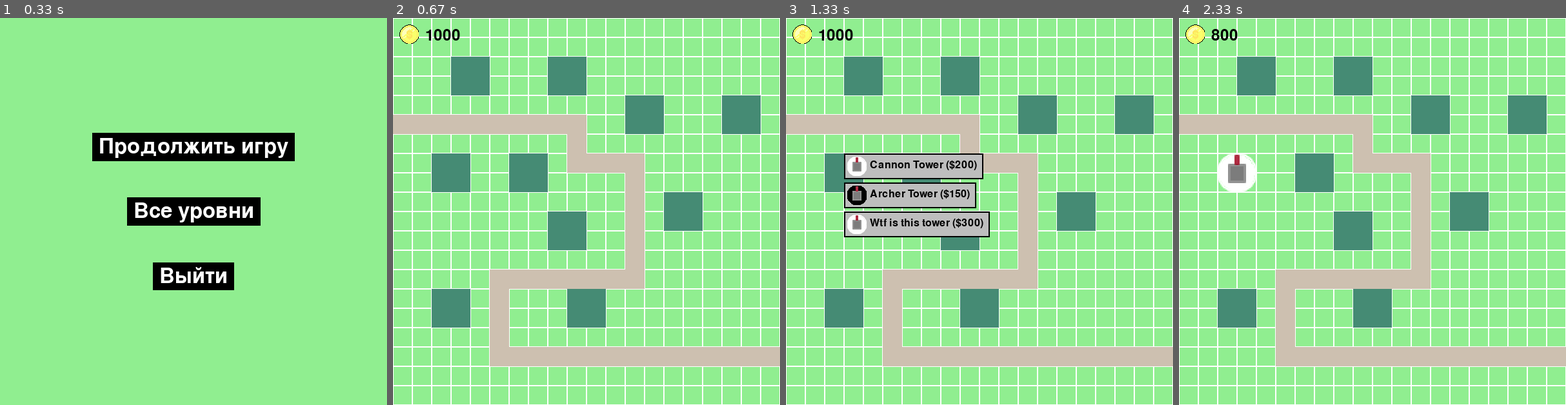
Above: before the commit, frames 1-4 (left to right).
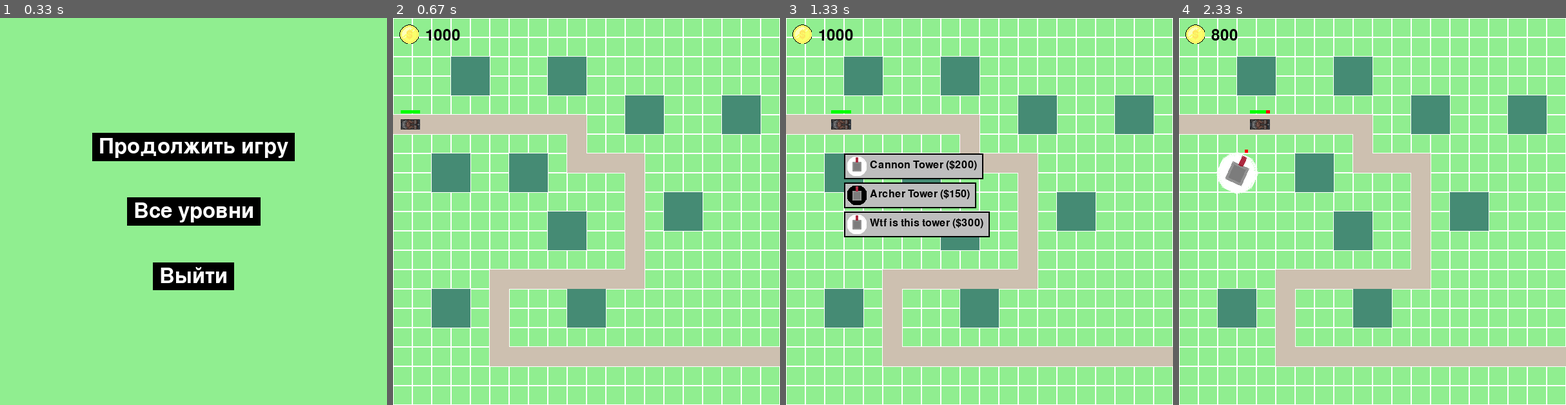
Above: after the commit, the same moments.

Repository: cerXXXX/pygame-project
Game: pygame game, started from main.py
Two runs of this game, one before a commit and one after it. Both use one fixed random seed, a clock stepped at 60 frames per second and the inputs below.
Inputs (mouse positions are in pixels of both pictures, inside the frame that each line leads up to):
- Up to frame 1 (0.33 s): no input
- Up to frame 2 (0.67 s): click "Продолжить игру" at 0.38 s
- Up to frame 3 (1.33 s): click (979, 234) at 0.72 s; click (859, 153) at 1.05 s
- Up to frame 4 (2.33 s): click "Cannon Tower ($200)" at 1.38 s; hold P 1.67-2.13 s; click "Продолжить игру" at 2.22 s

Frame 1 is identical in both runs. In frame 2, 0.2% of the frame differs, in the area x 2-7%, y 23-29%; in frame 3, 0.2%; in frame 4, 0.4%, in the area x 9-24%, y 23-46%.

Commit message:
Добавлены волны врагов, а также улучшена система уровней

Diff:
--- a/board.py
+++ b/board.py
@@ -8,7 +8,7 @@
 
 class Board:
     def __init__(self, width: int, height: int, left: int = 10, top: int = 10, cell_size: int = 30,
-                 towers_data: list = None, level: int = 1, level_manager=None):
+                 towers_data: list = None, level: int = 1, waves=None, level_manager=None, super_events=None):
         self.width = width
         self.height = height
         self.board = [[0] * width for _ in range(height)]
@@ -33,11 +33,12 @@
         self.coin_icon = pygame.image.load('assets/coin.png')  # Иконка монеты
         self.coin_icon = pygame.transform.scale(self.coin_icon, (30, 30))
 
-        self.super_events = [SuperEvent(0.1, self, 'ArtilleryStrike'),
-                             SuperEvent(10, self, 'pass')]
+        self.super_events = []
+        self.set_super_events(super_events if super_events else [])
+
         self.curr_super_event = None
         self.time_between_events = 5
-        self.last_super_event_time = time.time()  # + 15
+        self.last_super_event_time = time.time()  # TODO: + 15 (время с начала игры без событий)
         self.max_num_super_events = 3
 
         self.level = level
@@ -46,6 +47,10 @@
         self.level_manager = level_manager
 
         self.animation_list = []
+
+        self.waves = waves
+
+        self.game_state = True
 
     def set_super_events(self, events: list[SuperEvent]):
         self.super_events = events
@@ -60,6 +65,17 @@
         self.cell_size = cell_size
 
     def render(self, screen):
+        if not self.game_state:
+            return
+        if not self.enemy_group.sprites():
+            if self.waves:
+                wave = self.waves.pop(0)
+                for enemy in wave:
+                    entity = enemy(pos=self.way[0], way=self.way, board=self)
+                    self.enemy_group.add(entity)
+            else:
+                self.game_state = False
+                return
         # Отрисовка сетки игрового поля
         for y in range(self.height):
             for x in range(self.width):
@@ -107,8 +123,7 @@
                 self.max_num_super_events -= 1
 
                 if super_event.text == 'ArtilleryStrike':
-                    self.curr_super_event = ArtilleryStrike(super_event.frequency, self, 'ArtilleryStrike',
-                                                            super_event.duration)
+                    self.curr_super_event = ArtilleryStrike(frequency=super_event.frequency, board=self)
                     self.curr_super_event.start_time = time.time()
 
         if self.curr_super_event:
@@ -241,8 +256,9 @@
         if event.type == pygame.KEYDOWN:
             if event.key == pygame.K_SPACE:
                 level_data = self.level_manager.generate_level(self.level)
-                enemy = Car(level_data.way[0], 'assets/car1.png', level_data.way, speed=1, board=self)
+                enemy = Car(level_data.way[0], level_data.way, 'assets/car1.png', speed=20, board=self)
                 self.enemy_group.add(enemy)
+                print(self.enemy_group)
 
     def add_animation(self, animation):
         self.animation_list.append(animation)
--- a/data.py
+++ b/data.py
@@ -1,3 +1,6 @@
+from enemy import *
+from events import *
+
 towers_data = [
     {
         'name': 'Cannon Tower',
@@ -24,3 +27,99 @@
         'cost': 300
     }
 ]
+
+ways_data = {1: [(0, 5), (1, 5), (2, 5), (3, 5), (4, 5), (5, 5), (6, 5), (7, 5), (8, 5), (9, 5),
+                 (9, 6), (9, 7), (10, 7), (11, 7), (12, 7), (12, 8), (12, 9), (12, 10), (12, 11), (12, 12),
+                 (12, 13), (11, 13), (10, 13), (9, 13), (8, 13), (7, 13), (6, 13), (5, 13), (5, 14), (5, 15), (5, 16),
+                 (5, 17), (6, 17), (7, 17), (8, 17), (9, 17), (10, 17), (11, 17), (12, 17), (13, 17),
+                 (14, 17), (15, 17), (16, 17), (17, 17), (18, 17), (19, 17)],
+             2: [(0, 5), (1, 5), (2, 5), (3, 5), (4, 5), (5, 5), (6, 5), (7, 5), (8, 5), (9, 5),
+                 (9, 6), (9, 7), (10, 7), (11, 7), (12, 7), (12, 8), (12, 9), (12, 10), (12, 11), (12, 12),
+                 (12, 13), (11, 13), (10, 13), (9, 13), (8, 13), (7, 13), (6, 13), (5, 13), (5, 14), (5, 15), (5, 16),
+                 (5, 17), (6, 17), (7, 17), (8, 17), (9, 17), (10, 17), (11, 17), (12, 17), (13, 17),
+                 (14, 17), (15, 17), (16, 17), (17, 17), (18, 17), (19, 17)],
+             3: [(0, 5), (1, 5), (2, 5), (3, 5), (4, 5), (5, 5), (6, 5), (7, 5), (8, 5), (9, 5),
+                 (9, 6), (9, 7), (10, 7), (11, 7), (12, 7), (12, 8), (12, 9), (12, 10), (12, 11), (12, 12),
+                 (12, 13), (11, 13), (10, 13), (9, 13), (8, 13), (7, 13), (6, 13), (5, 13), (5, 14), (5, 15), (5, 16),
+                 (5, 17), (6, 17), (7, 17), (8, 17), (9, 17), (10, 17), (11, 17), (12, 17), (13, 17),
+                 (14, 17), (15, 17), (16, 17), (17, 17), (18, 17), (19, 17)],
+             4: [(0, 5), (1, 5), (2, 5), (3, 5), (4, 5), (5, 5), (6, 5), (7, 5), (8, 5), (9, 5),
+                 (9, 6), (9, 7), (10, 7), (11, 7), (12, 7), (12, 8), (12, 9), (12, 10), (12, 11), (12, 12),
+                 (12, 13), (11, 13), (10, 13), (9, 13), (8, 13), (7, 13), (6, 13), (5, 13), (5, 14), (5, 15), (5, 16),
+                 (5, 17), (6, 17), (7, 17), (8, 17), (9, 17), (10, 17), (11, 17), (12, 17), (13, 17),
+                 (14, 17), (15, 17), (16, 17), (17, 17), (18, 17), (19, 17)],
+             5: [(0, 5), (1, 5), (2, 5), (3, 5), (4, 5), (5, 5), (6, 5), (7, 5), (8, 5), (9, 5),
+                 (9, 6), (9, 7), (10, 7), (11, 7), (12, 7), (12, 8), (12, 9), (12, 10), (12, 11), (12, 12),
+                 (12, 13), (11, 13), (10, 13), (9, 13), (8, 13), (7, 13), (6, 13), (5, 13), (5, 14), (5, 15), (5, 16),
+                 (5, 17), (6, 17), (7, 17), (8, 17), (9, 17), (10, 17), (11, 17), (12, 17), (13, 17),
+                 (14, 17), (15, 17), (16, 17), (17, 17), (18, 17), (19, 17)],
+             6: [(0, 5), (1, 5), (2, 5), (3, 5), (4, 5), (5, 5), (6, 5), (7, 5), (8, 5), (9, 5),
+                 (9, 6), (9, 7), (10, 7), (11, 7), (12, 7), (12, 8), (12, 9), (12, 10), (12, 11), (12, 12),
+                 (12, 13), (11, 13), (10, 13), (9, 13), (8, 13), (7, 13), (6, 13), (5, 13), (5, 14), (5, 15), (5, 16),
+                 (5, 17), (6, 17), (7, 17), (8, 17), (9, 17), (10, 17), (11, 17), (12, 17), (13, 17),
+                 (14, 17), (15, 17), (16, 17), (17, 17), (18, 17), (19, 17)],
+             7: [(0, 5), (1, 5), (2, 5), (3, 5), (4, 5), (5, 5), (6, 5), (7, 5), (8, 5), (9, 5),
+                 (9, 6), (9, 7), (10, 7), (11, 7), (12, 7), (12, 8), (12, 9), (12, 10), (12, 11), (12, 12),
+                 (12, 13), (11, 13), (10, 13), (9, 13), (8, 13), (7, 13), (6, 13), (5, 13), (5, 14), (5, 15), (5, 16),
+                 (5, 17), (6, 17), (7, 17), (8, 17), (9, 17), (10, 17), (11, 17), (12, 17), (13, 17),
+                 (14, 17), (15, 17), (16, 17), (17, 17), (18, 17), (19, 17)],
+             8: [(0, 5), (1, 5), (2, 5), (3, 5), (4, 5), (5, 5), (6, 5), (7, 5), (8, 5), (9, 5),
+                 (9, 6), (9, 7), (10, 7), (11, 7), (12, 7), (12, 8), (12, 9), (12, 10), (12, 11), (12, 12),
+                 (12, 13), (11, 13), (10, 13), (9, 13), (8, 13), (7, 13), (6, 13), (5, 13), (5, 14), (5, 15), (5, 16),
+                 (5, 17), (6, 17), (7, 17), (8, 17), (9, 17), (10, 17), (11, 17), (12, 17), (13, 17),
+                 (14, 17), (15, 17), (16, 17), (17, 17), (18, 17), (19, 17)],
+             9: [(0, 5), (1, 5), (2, 5), (3, 5), (4, 5), (5, 5), (6, 5), (7, 5), (8, 5), (9, 5),
+                 (9, 6), (9, 7), (10, 7), (11, 7), (12, 7), (12, 8), (12, 9), (12, 10), (12, 11), (12, 12),
+                 (12, 13), (11, 13), (10, 13), (9, 13), (8, 13), (7, 13), (6, 13), (5, 13), (5, 14), (5, 15), (5, 16),
+                 (5, 17), (6, 17), (7, 17), (8, 17), (9, 17), (10, 17), (11, 17), (12, 17), (13, 17),
+                 (14, 17), (15, 17), (16, 17), (17, 17), (18, 17), (19, 17)],
+             10: [(0, 5), (1, 5), (2, 5), (3, 5), (4, 5), (5, 5), (6, 5), (7, 5), (8, 5), (9, 5),
+                  (9, 6), (9, 7), (10, 7), (11, 7), (12, 7), (12, 8), (12, 9), (12, 10), (12, 11), (12, 12),
+                  (12, 13), (11, 13), (10, 13), (9, 13), (8, 13), (7, 13), (6, 13), (5, 13), (5, 14), (5, 15), (5, 16),
+                  (5, 17), (6, 17), (7, 17), (8, 17), (9, 17), (10, 17), (11, 17), (12, 17), (13, 17),
+                  (14, 17), (15, 17), (16, 17), (17, 17), (18, 17), (19, 17)]}
+
+waves_data = {1: [[Car], [Car, Car, Car], [Tank, Car]],
+              2: [],
+              3: [],
+              4: [],
+              5: [],
+              6: [],
+              7: [],
+              8: [],
+              9: [],
+              10: []}
+
+background_data = {1: None,
+                   2: None,
+                   3: None,
+                   4: None,
+                   5: None,
+                   6: None,
+                   7: None,
+                   8: None,
+                   9: None,
+                   10: None}
+
+
+building_places_data = {1: [(3, 2), (2, 7), (6, 7), (8, 2), (12, 4), (14, 9), (17, 4), (8, 10), (2, 14), (9, 14)],
+                        2: [(3, 2), (2, 7), (6, 7), (8, 2), (12, 4), (14, 9), (17, 4), (8, 10), (2, 14), (9, 14)],
+                        3: [(3, 2), (2, 7), (6, 7), (8, 2), (12, 4), (14, 9), (17, 4), (8, 10), (2, 14), (9, 14)],
+                        4: [(3, 2), (2, 7), (6, 7), (8, 2), (12, 4), (14, 9), (17, 4), (8, 10), (2, 14), (9, 14)],
+                        5: [(3, 2), (2, 7), (6, 7), (8, 2), (12, 4), (14, 9), (17, 4), (8, 10), (2, 14), (9, 14)],
+                        6: [(3, 2), (2, 7), (6, 7), (8, 2), (12, 4), (14, 9), (17, 4), (8, 10), (2, 14), (9, 14)],
+                        7: [(3, 2), (2, 7), (6, 7), (8, 2), (12, 4), (14, 9), (17, 4), (8, 10), (2, 14), (9, 14)],
+                        8: [(3, 2), (2, 7), (6, 7), (8, 2), (12, 4), (14, 9), (17, 4), (8, 10), (2, 14), (9, 14)],
+                        9: [(3, 2), (2, 7), (6, 7), (8, 2), (12, 4), (14, 9), (17, 4), (8, 10), (2, 14), (9, 14)],
+                        10: [(3, 2), (2, 7), (6, 7), (8, 2), (12, 4), (14, 9), (17, 4), (8, 10), (2, 14), (9, 14)]}
+
+super_events_data = {1: [],
+                     2: [],
+                     3: [],
+                     4: [SuperEvent(0.1, text='ArtilleryStrike', board=None)],
+                     5: [SuperEvent(0.1, text='ArtilleryStrike', board=None)],
+                     6: [SuperEvent(0.1, text='ArtilleryStrike', board=None)],
+                     7: [SuperEvent(0.1, text='ArtilleryStrike', board=None)],
+                     8: [SuperEvent(0.1, text='ArtilleryStrike', board=None)],
+                     9: [SuperEvent(0.1, text='ArtilleryStrike', board=None)],
+                     10: [SuperEvent(0.1, text='ArtilleryStrike', board=None)]}
--- a/enemy.py
+++ b/enemy.py
@@ -13,22 +13,26 @@
         self.rect = self.image.get_rect()
         self.reward = reward
         self.board = board  # Сохраняем ссылку на объект Board
+        self.health = max_health
+        self.max_health = max_health
 
         delta = 10
         delta_x, delta_y = 0, 0
         if random.randint(0, 1):
-            delta_x = random.randint(-delta, delta)
+            delta_x = random.randint(0, delta)
         else:
             delta_y = random.randint(-delta, delta)
         self.way = way
         self.pixels_way = [(i[0] * 30 + 15 + delta_x, i[1] * 30 + 15 + delta_y) for i in self.way]
         self.rect.centerx = self.pixels_way[0][0]
         self.rect.centery = self.pixels_way[0][1]
-        self.speed = speed
+
+        self.float_pos = [self.rect.centerx, self.rect.centery]
+
+        self.speed = speed / 40
         self.turn_speed = turn_speed
         self.original_image = pygame.image.load(image).convert_alpha()
-        self.health = max_health
-        self.max_health = max_health
+
         self.angle = 0
         self.turning = False
         self.target_angle = 0
@@ -80,8 +84,9 @@
             self.rect.x, self.rect.y = next_point[0] - 15, next_point[1] - 15
             self.current_index += 1
         else:  # Иначе продолжаем движение
-            self.rect.x += self.speed * delta_x / distance
-            self.rect.y += self.speed * delta_y / distance
+            self.float_pos[0] += self.speed * delta_x / distance
+            self.float_pos[1] += self.speed * delta_y / distance
+            self.rect.x, self.rect.y = self.float_pos[0] - 15, self.float_pos[1] - 15
         # print(self.rect.center, math.sqrt(delta_x ** 2 + delta_y ** 2))
 
     def turn(self):
@@ -121,10 +126,12 @@
 
 
 class Tank(Enemy):
-    def __init__(self, pos, image, way):
-        super().__init__(pos, image, way, speed=1, turn_speed=2)  # Медленный поворот
+    def __init__(self, pos, way, image='assets/tank1.png', speed=15, turn_speed=2, board=None):
+        super().__init__(pos, image, way, speed=speed, turn_speed=turn_speed, board=board)  # Медленный поворот
+        self.name = 'Tank'
 
 
 class Car(Enemy):
-    def __init__(self, pos, image, way, speed=3, turn_speed=5, board=None):
-        super().__init__(pos, image, way, speed=speed, turn_speed=turn_speed, board=board)  # Быстрый поворот
+    def __init__(self, pos, way, image='assets/car1.png', speed=30, turn_speed=3, board=None):
+        super().__init__(pos, image, way, speed=speed, turn_speed=turn_speed, board=board, max_health=50)  # Быстрый поворот
+        self.name = 'Car'
--- a/events.py
+++ b/events.py
@@ -20,7 +20,7 @@
 
 
 class ArtilleryStrike(SuperEvent):
-    def __init__(self, frequency, board, text, duration=5):
+    def __init__(self, board, text='ArtilleryStrike', frequency=0.1, duration=5):
         super().__init__(frequency, board, text, duration)
         self.damage = 100
         self.radius = 50
@@ -58,8 +58,17 @@
         self.radius = radius
         self.pos = pos
         self.image = pygame.image.load('assets/artillerystrike1.png').convert_alpha()
+        self.image = pygame.transform.scale(self.image, (int(self.radius * 2), int(self.radius * 2)))
         self.rect = self.image.get_rect()
         self.rect.center = pos
 
     def update(self, screen):
         screen.blit(self.image, self.rect)
+
+
+class NothingEvent(SuperEvent):
+    def __init__(self, board, text='pass', frequency=10, duration=0):
+        super().__init__(frequency, board, text, duration)
+
+    def update(self, screen):
+        pass
--- a/game.py
+++ b/game.py
@@ -47,7 +47,8 @@
             return
         self.level_manager.current_level = level_number
         level = self.level_manager.generate_level(level_number)
-        self.board = Board(20, 20, 0, 0, towers_data=towers_data, level=level_number, level_manager=self.level_manager)
+        self.board = Board(20, 20, 0, 0, waves=level.waves, towers_data=towers_data, level=level_number,
+                           level_manager=self.level_manager, super_events=level.super_events)
         self.board.set_way(level.way)
         self.board.set_building_places(level.building_places)
         self.state = GameState.GAME
@@ -84,8 +85,10 @@
                 elif event.type == pygame.KEYDOWN:
                     if event.key == pygame.K_p and self.state == GameState.GAME:
                         self.toggle_pause()
-                if self.board:
-                    self.board.handle_event(event)
+            if self.board:
+                self.board.handle_event(event)
+                if not self.board.game_state:
+                    self.state = GameState.LEVEL_END
 
             self.screen.fill('lightgreen')
             if self.state == GameState.MAIN_MENU:
@@ -107,6 +110,7 @@
     GAME = 'game'
     LEVEL_SELECT = 'level_select'
     PAUSE = 'pause'
+    LEVEL_END = 'level_end'
 
 
 class LevelManager:
@@ -115,16 +119,16 @@
         self.completed_levels = set()  # Хранит номера пройденных уровней
 
     def generate_level(self, difficulty):
-        levels = [None, Level([(0, 5), (1, 5), (2, 5), (3, 5), (4, 5), (5, 5), (6, 5), (7, 5), (8, 5), (9, 5),
-                               (9, 6), (9, 7), (10, 7), (11, 7), (12, 7), (12, 8), (12, 9), (12, 10), (12, 11),
-                               (12, 12),
-                               (12, 13), (11, 13), (10, 13), (9, 13), (8, 13), (7, 13), (6, 13), (5, 13), (5, 14),
-                               (5, 15),
-                               (5, 16),
-                               (5, 17), (6, 17), (7, 17), (8, 17), (9, 17), (10, 17), (11, 17), (12, 17), (13, 17),
-                               (14, 17),
-                               (15, 17), (16, 17), (17, 17), (18, 17), (19, 17)], [], None,
-                              [(3, 2), (2, 7), (6, 7), (8, 2), (12, 4), (14, 9), (17, 4), (8, 10), (2, 14), (9, 14)])]
+        levels = {1: DefaultLevel(1),
+                  2: DefaultLevel(2),
+                  3: DefaultLevel(3),
+                  4: DefaultLevel(4),
+                  5: DefaultLevel(5),
+                  6: DefaultLevel(6),
+                  7: DefaultLevel(7),
+                  8: DefaultLevel(8),
+                  9: DefaultLevel(9),
+                  10: DefaultLevel(10)}
         # Генерация уровня по сложности
         return levels[difficulty]
 
--- a/level.py
+++ b/level.py
@@ -1,6 +1,28 @@
+from data import ways_data, waves_data, background_data, building_places_data, super_events_data
+
+
 class Level:
-    def __init__(self, way, waves, background, building_places: list[tuple[int, int]]):
+    def __init__(self, way, waves, background, building_places: list[tuple[int, int]], super_events=None):
         self.way = way
         self.waves = waves
         self.background = background
         self.building_places = building_places
+        self.super_events = super_events if super_events else []
+
+
+class DefaultLevel(Level):
+    levels = {1: Level(ways_data[1], waves_data[1], background_data[1], building_places_data[1], super_events_data[1]),
+              2: Level(ways_data[2], waves_data[2], background_data[2], building_places_data[2], super_events_data[2]),
+              3: Level(ways_data[3], waves_data[3], background_data[3], building_places_data[3], super_events_data[3]),
+              4: Level(ways_data[4], waves_data[4], background_data[4], building_places_data[4], super_events_data[4]),
+              5: Level(ways_data[5], waves_data[5], background_data[5], building_places_data[5], super_events_data[5]),
+              6: Level(ways_data[6], waves_data[6], background_data[6], building_places_data[6], super_events_data[6]),
+              7: Level(ways_data[7], waves_data[7], background_data[7], building_places_data[7], super_events_data[7]),
+              8: Level(ways_data[8], waves_data[8], background_data[8], building_places_data[8], super_events_data[8]),
+              9: Level(ways_data[9], waves_data[9], background_data[9], building_places_data[9], super_events_data[9]),
+              10: Level(ways_data[10], waves_data[10], background_data[10], building_places_data[10],
+                        super_events_data[10])}
+
+    def __init__(self, num):
+        super().__init__(self.levels[num].way, self.levels[num].waves, self.levels[num].background,
+                         self.levels[num].building_places, self.levels[num].super_events)
--- a/test.py
+++ b/test.py
@@ -585,6 +585,7 @@
                     if event.key == pygame.K_p and self.state == GameState.GAME:
                         self.toggle_pause()
                     if event.key == pygame.K_SPACE and self.state == GameState.GAME:
+                        # TODO: изменить
                         level = self.level_manager.generate_level(1)
                         self.enemies.append(Tank(level.way[0], 'tank1.png', level.way))
 
